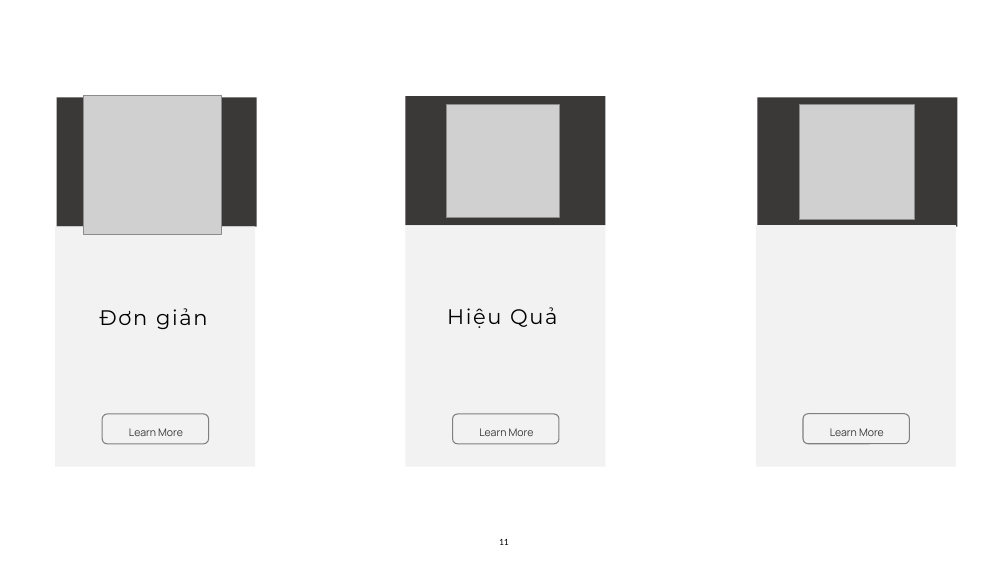
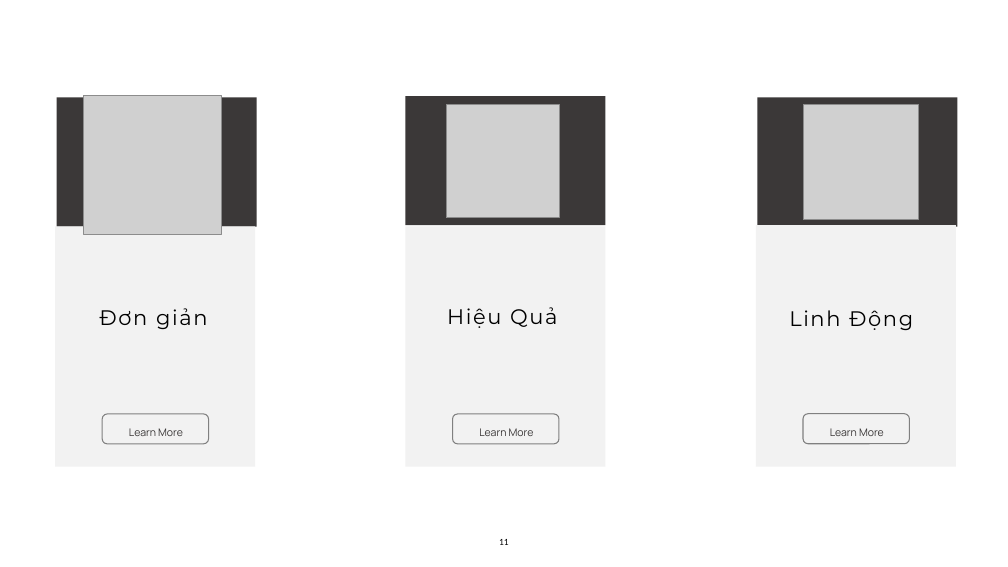
Before and after one commit to thompsondd/Shift-Reduce-Parsers, a slide deck: slide 11 of Presentation/Shift_Reduce_Parsers_Presentation.pptx. Drawn at 1008x567 pixels with LibreOffice and Linux fonts; fonts in the diff are those of the drawing; grey boxes stand for pictures; background and template pictures are left out. Boxes give left, top, right and bottom in pixels: in the first picture for what was removed or moved away, otherwise in the second. Text is boxed around its words. In the diff, an @@ line names an element or a change of style, - is before the commit and + after.

Commit message:
Changes Presentation Files

```diff
--- a/Presentation/Shift_Reduce_Parsers_Presentation.pptx
+++ b/Presentation/Shift_Reduce_Parsers_Presentation.pptx
@@ picture: place and size @@
-picture at [799, 104, 915, 220]
+picture at [803, 104, 919, 220]
@@ text added at [789, 310, 913, 330], 20 pt, text #000000 @@
+Linh Động
```
Also in this commit, not shown: 1 other file.
